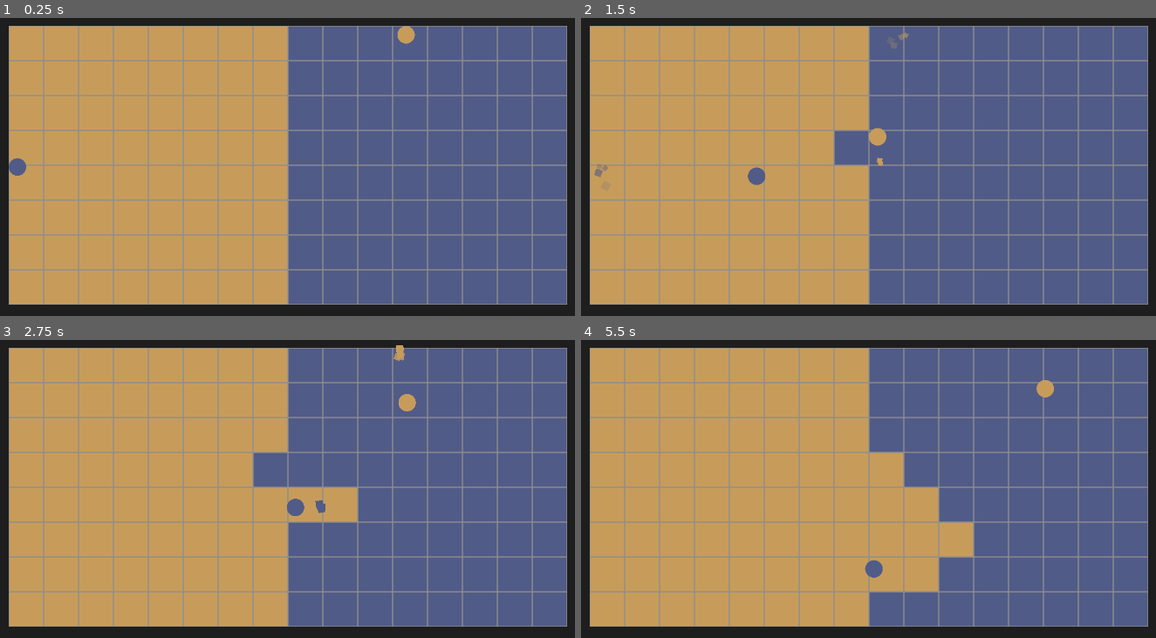
Above: before the commit, frames 1-4 (two rows, left to right).
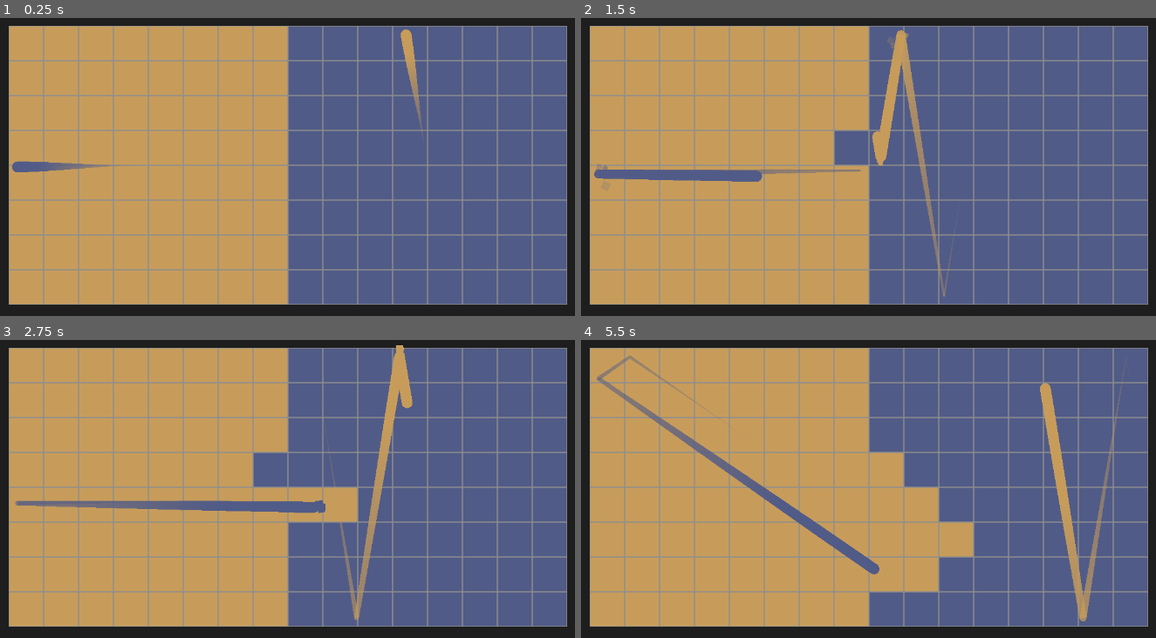
Above: after the commit, the same moments.

Repository: LiteFeather1/night-day-pong
Game: Godot game, scene res://scenes/main.tscn
Same seed, same stepped clock (60 frames per second), same inputs: the game is played once before the commit and once after it.
Inputs:
- Up to frame 1 (0.25 s): no input
- Up to frame 2 (1.5 s): no input
- Up to frame 3 (2.75 s): no input
- Up to frame 4 (5.5 s): no input

The runs differ from the first frame. In frame 1, 0.8% of the frame differs, in the area x 1-74%, y 2-53%; in frame 2, 2.8%; in frame 3, 3.2%; in frame 4, 3.7%, in the area x 2-95%, y 5-95%.

Commit message:
Added a trail to the ball

Diff:
--- /dev/null
+++ b/resources/gradient_ball_trail.tres
@@ -0,0 +1,5 @@
+[gd_resource type="Gradient" format=3 uid="uid://cdewtxtnf6wbp"]
+
+[resource]
+offsets = PackedFloat32Array(0, 0.794595)
+colors = PackedColorArray(1, 1, 1, 0, 1, 1, 1, 1)
--- a/scenes/ball.gd
+++ b/scenes/ball.gd
@@ -5,6 +5,7 @@
 signal on_hit(hit_point: Vector2, normal: Vector2, colour: Color)
 
 @export var sprite_2d: Sprite2D
+@export var trail: Trail
 
 
 func _process(delta: float) -> void:
@@ -20,6 +21,11 @@
 		if block:
 			block.flip()
 
+func set_pos_scale(pos: Vector2, scal: float) -> void:
+	position = pos
+	scale = Vector2(scal, scal)
+	trail.width *= scal
+
 
 func set_id(id: int, c: Color) -> void:
 	set_collision_layer_value(id + 1, true)
@@ -30,5 +36,9 @@
 	sprite_2d.modulate = c
 
 
+func set_trail_gradient(g: Gradient) -> void:
+	trail.set_gradient(g)
+
+
 func launch(force: Vector2) -> void:
 	velocity = force
--- a/scenes/ball.tscn
+++ b/scenes/ball.tscn
@@ -1,12 +1,13 @@
-[gd_scene load_steps=4 format=3 uid="uid://cocaj0cr7d1f6"]
+[gd_scene load_steps=5 format=3 uid="uid://cocaj0cr7d1f6"]
 
 [ext_resource type="Script" path="res://scenes/ball.gd" id="1_6qdd2"]
 [ext_resource type="Texture2D" uid="uid://xaq5kutl6vb3" path="res://Sprites/Ellipse_128.png" id="2_o7l0l"]
+[ext_resource type="PackedScene" uid="uid://dhkyrwsb80sel" path="res://scenes/trail.tscn" id="3_mfpsi"]
 
 [sub_resource type="CircleShape2D" id="CircleShape2D_onjxi"]
 radius = 64.0
 
-[node name="Ball" type="CharacterBody2D" node_paths=PackedStringArray("sprite_2d")]
+[node name="Ball" type="CharacterBody2D" node_paths=PackedStringArray("sprite_2d", "trail")]
 collision_layer = 0
 collision_mask = 0
 motion_mode = 1
@@ -14,10 +15,14 @@
 platform_floor_layers = 4294901760
 script = ExtResource("1_6qdd2")
 sprite_2d = NodePath("Sprite2D")
+trail = NodePath("Trail")
 
 [node name="CollisionShape2D" type="CollisionShape2D" parent="."]
 shape = SubResource("CircleShape2D_onjxi")
 
 [node name="Sprite2D" type="Sprite2D" parent="."]
+visible = false
 z_index = 100
 texture = ExtResource("2_o7l0l")
+
+[node name="Trail" parent="." instance=ExtResource("3_mfpsi")]
--- a/scenes/main.gd
+++ b/scenes/main.gd
@@ -19,10 +19,14 @@
 const ball_scene: PackedScene = preload("res://scenes/ball.tscn")
 @export var ball_amount: int = 1
 @export var ball_start_force: float = 2048
-@export var ball_scale: float = .05
+@export var ball_scale: float = .5
 
+@export var show_hit_particle: bool = true
 const BALL_HIT_PARTICLE = preload("res://scenes/ball_hit_particle.tscn")
 var ball_hit_particles: Array[BallHitParticle]
+
+@export var gradient_ball_trail: Gradient
+var trail_gradients: Array[Gradient]
 
 @export_group("Block Settings")
 const block_scene: PackedScene = preload("res://scenes/block.tscn")
@@ -35,6 +39,15 @@
 func _ready() -> void:
 	# set clear colour
 	RenderingServer.set_default_clear_color(background_colour)
+
+	# set trail gradients
+	for i in 2:
+		var g: Gradient = gradient_ball_trail.duplicate()
+		var c = colours[i]
+		c.a = 0
+		g.set_color(0, c)
+		g.set_color(1, colours[i])
+		trail_gradients.append(g)
 
 	# set camera pos
 	var scale_pos = 1.0 if !scale_position else block_scale
@@ -117,17 +130,20 @@
 	s_left.b = Vector2.ZERO
 
 
-func spawn_ball(index: int,pos: Vector2) -> void:
+func spawn_ball(index: int, pos: Vector2) -> void:
 	var ball: Ball = ball_scene.instantiate()
 	ball.set_id(index, colours[index])
-	ball.position = pos
-	ball.scale = Vector2(ball_scale, ball_scale)
+	ball.set_trail_gradient(trail_gradients[index])
+	ball.set_pos_scale(pos, ball_scale)
 	ball.on_hit.connect(on_ball_hit)
 	ball.launch(random_inside_unit_circle().normalized() * ball_start_force)
 	root.add_child.call_deferred(ball)
 
 
 func on_ball_hit(hit_point: Vector2, normal: Vector2, colour: Color):
+	if !show_hit_particle:
+		return
+
 	if ball_hit_particles.size() == 0:
 		spawn_ball_hit_particle()
 
--- a/scenes/main.tscn
+++ b/scenes/main.tscn
@@ -1,6 +1,7 @@
-[gd_scene load_steps=6 format=3 uid="uid://dlcorhedtop3s"]
+[gd_scene load_steps=7 format=3 uid="uid://dlcorhedtop3s"]
 
 [ext_resource type="Script" path="res://scenes/main.gd" id="1_w6ri1"]
+[ext_resource type="Gradient" uid="uid://cdewtxtnf6wbp" path="res://resources/gradient_ball_trail.tres" id="2_pmfab"]
 
 [sub_resource type="SegmentShape2D" id="SegmentShape2D_b1hlo"]
 
@@ -17,7 +18,7 @@
 collums = 8
 rows = 8
 colours = Array[Color]([Color(0.317647, 0.356863, 0.529412, 1), Color(0.780392, 0.611765, 0.356863, 1)])
-ball_scale = 0.5
+gradient_ball_trail = ExtResource("2_pmfab")
 
 [node name="edge_collider" type="StaticBody2D" parent="."]
 collision_layer = 15
--- /dev/null
+++ b/scenes/trail.gd
@@ -0,0 +1,12 @@
+class_name Trail
+extends Line2D
+
+
+@export var max_point_count = 50
+
+
+func  _process(_delta: float) -> void:
+	add_point(get_parent().global_position)
+
+	while get_point_count() > max_point_count:
+		remove_point(0)
--- /dev/null
+++ b/scenes/trail.tscn
@@ -0,0 +1,21 @@
+[gd_scene load_steps=4 format=3 uid="uid://dhkyrwsb80sel"]
+
+[ext_resource type="Gradient" uid="uid://cdewtxtnf6wbp" path="res://resources/gradient_ball_trail.tres" id="1_1h1pw"]
+[ext_resource type="Script" path="res://scenes/trail.gd" id="1_fmkc4"]
+
+[sub_resource type="Curve" id="Curve_6uu1s"]
+_data = [Vector2(0, 0), 0.0, 0.0, 0, 0, Vector2(1, 1), 0.0, 0.0, 0, 0]
+point_count = 2
+
+[node name="Trail" type="Line2D"]
+show_behind_parent = true
+top_level = true
+width = 80.0
+width_curve = SubResource("Curve_6uu1s")
+gradient = ExtResource("1_1h1pw")
+joint_mode = 2
+begin_cap_mode = 2
+end_cap_mode = 2
+antialiased = true
+script = ExtResource("1_fmkc4")
+max_point_count = 64
